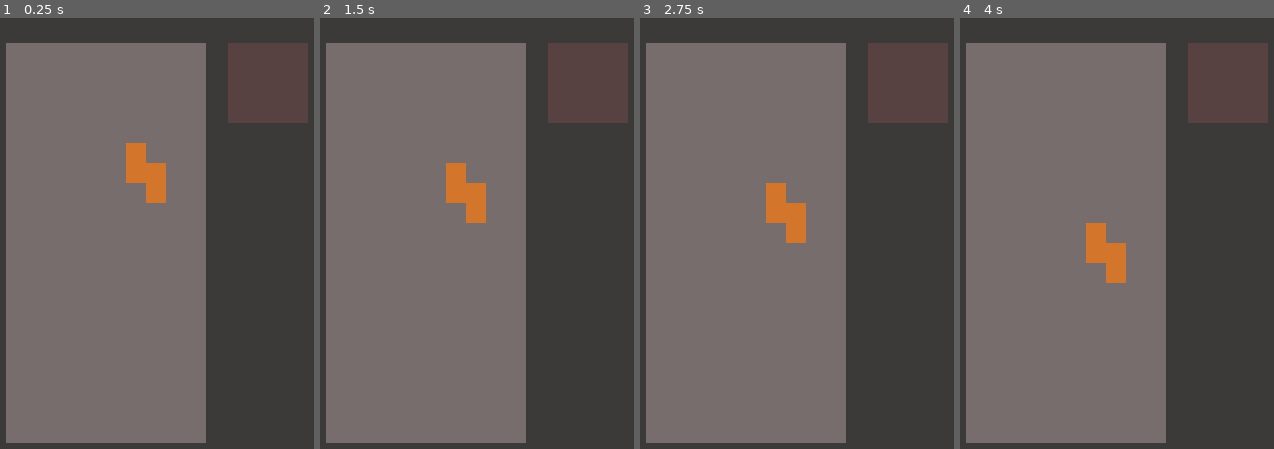
Above: before the commit, frames 1-4 (left to right).
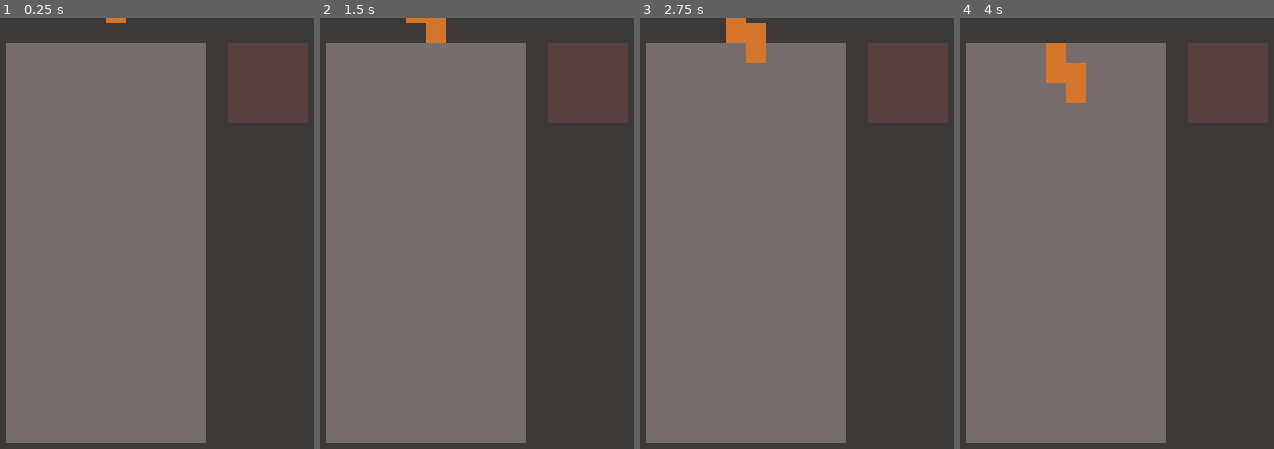
Above: after the commit, the same moments.

Repository: romanzes/godot-tetris
Game: Godot game, scene res://Game.tscn
Same seed, same stepped clock (60 frames per second), same inputs: the game is played once before the commit and once after it.
Inputs:
- Up to frame 1 (0.25 s): no input
- Up to frame 2 (1.5 s): tap Enter at 0.5 s; tap Space at 1.25 s
- Up to frame 3 (2.75 s): no input
- Up to frame 4 (4 s): tap Enter at 2.75 s; tap Space at 3.5 s

The runs differ from the first frame. In frame 1, 1.3% of the frame differs, in the area x 33-53%, y 0-43%; in frame 2, 1.6%; in frame 3, 2.1%; in frame 4, 2.4%, in the area x 27-53%, y 5-62%.

Commit message:
stop figure when it reaches bottom

Diff:
--- a/Game.gd
+++ b/Game.gd
@@ -3,6 +3,7 @@
 onready var tile = preload('res://Tile.tscn')
 
 onready var figureView = $Field/Figure
+onready var tilesView = $Field/Tiles
 
 const tileSize = 20
 
@@ -35,11 +36,12 @@
 	[0, 0, 1, 0],
 	[0, 0, 0, 0]
 ]
-var figurePosition = Vector2(5, 5)
+const initialFigurePosition = Vector2(3, -4)
+var figurePosition = initialFigurePosition
 
 # Called when the node enters the scene tree for the first time.
 func _ready():
-	position_Figure_View()
+	update_Figure_View()
 	for y in figure.size():
 		for x in figure[y].size():
 			if figure[y][x] == 1:
@@ -50,7 +52,33 @@
 
 func _on_Timer_timeout():
 	figurePosition.y += 1
-	position_Figure_View()
+	check_Ground()
+	update_Figure_View()
 
-func position_Figure_View():
+func update_Figure_View():
 	figureView.rect_position = Vector2(figurePosition.x * tileSize, figurePosition.y * tileSize)
+
+func check_Ground():
+	for y in figure.size():
+		for x in figure[y].size():
+			if figure[y][x] == 1:
+				if figurePosition.y + y + 1 == field.size():
+					stop_Figure()
+
+func stop_Figure():
+	for y in figure.size():
+		for x in figure[y].size():
+			if figure[y][x] == 1:
+				field[figurePosition.y + y][figurePosition.x + x] = 1
+	update_Field_View()
+	figurePosition = initialFigurePosition
+
+func update_Field_View():
+	for n in tilesView.get_children():
+		n.free()
+	for y in field.size():
+		for x in field[y].size():
+			if field[y][x] == 1:
+				var newTile = tile.instance()
+				newTile.rect_position = Vector2(x * tileSize, y * tileSize)
+				tilesView.add_child(newTile)
--- a/Game.tscn
+++ b/Game.tscn
@@ -25,6 +25,10 @@
 "_edit_use_anchors_": false
 }
 
+[node name="Tiles" type="Control" parent="Field"]
+margin_right = 40.0
+margin_bottom = 40.0
+
 [node name="Figure" type="Control" parent="Field"]
 margin_right = 80.0
 margin_bottom = 80.0
